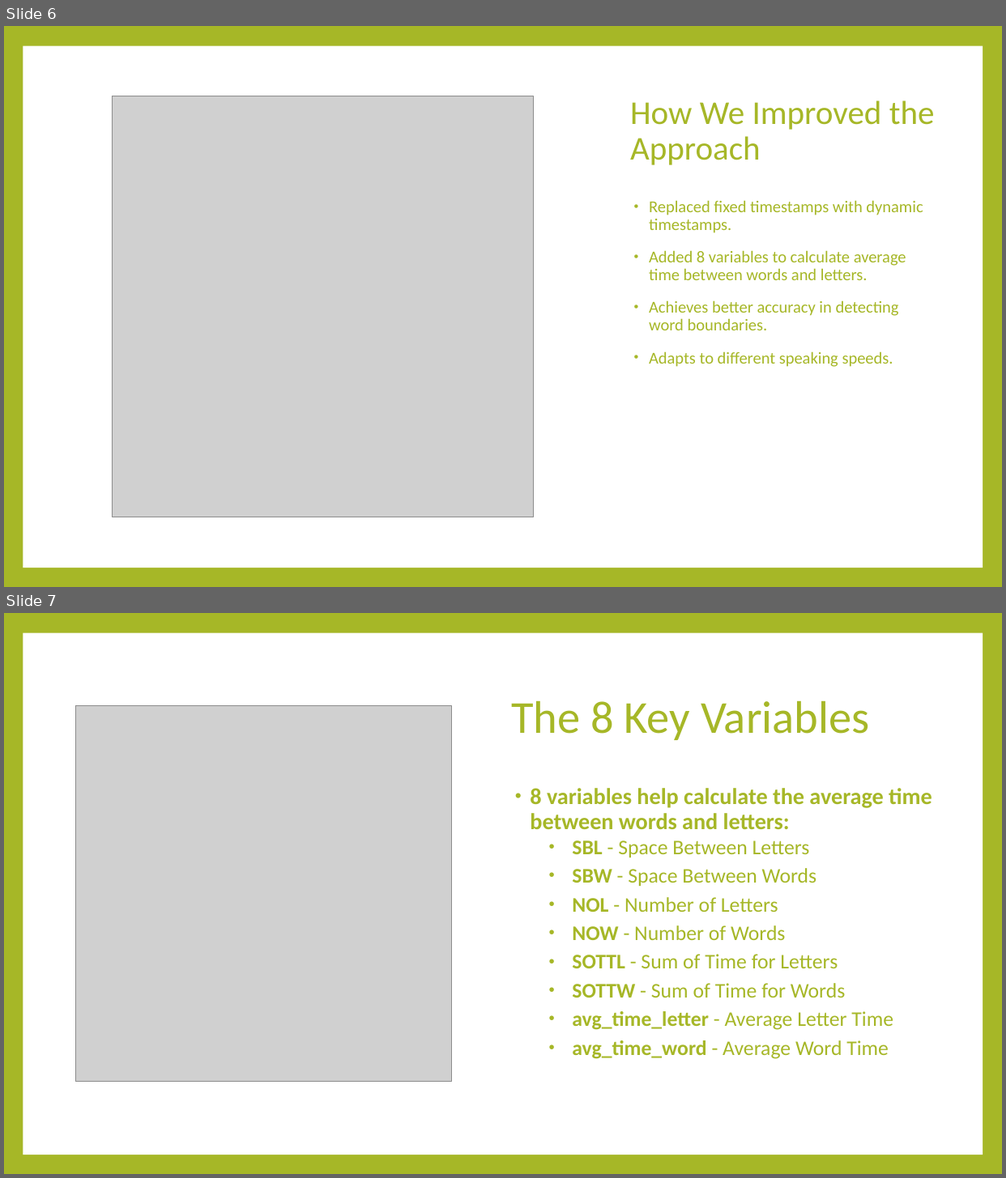
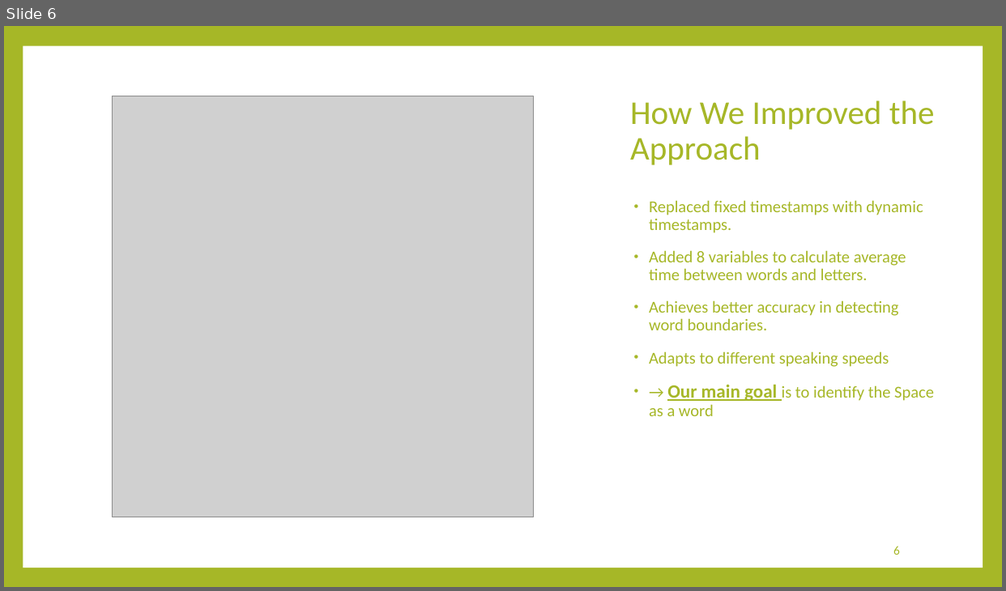
Before and after one commit to majdsalameh1211/VisoSpeak, a slide deck: Phase 1 Presentation.pptx. Shown one above the other, each under a label of ours: slides 6 and 7 before the commit, slide 6 after it. The pictures are 1006x1178 and 1006x591 pixels, drawn with LibreOffice and Linux fonts; fonts in the diff are those of the drawing; grey boxes stand for pictures. Boxes give left, top, right and bottom in pixels: in the first picture for what was removed or moved away, otherwise in the second. Text is boxed around its words. In the diff, an @@ line names an element or a change of style, - is before the commit and + after.

```diff
--- a/Phase 1 Presentation.pptx
+++ b/Phase 1 Presentation.pptx
@@ slide 7 removed at [4, 613, 1002, 1174], background #A6B727 @@
@@ rectangle removed at [23, 633, 982, 1155] @@
@@ picture removed at [75, 706, 451, 1082] @@
@@ title removed at [511, 700, 869, 740] @@
-The 8 Key Variables
@@ text removed at [530, 788, 932, 1059] @@
-• 8 variables help calculate the average time between words and letters:
-  • SBL - Space Between Letters
-  • SBW - Space Between Words
-  • NOL - Number of Letters
-  • NOW - Number of Words
-  • SOTTL - Sum of Time for Letters
-  • SOTTW - Sum of Time for Words
-  • avg_time_letter - Average Letter Time
-  • avg_time_word - Average Word Time
@@ slide 6 changed as well @@
@@ text at [649, 352, 934, 416]: text changed @@
-• Adapts to different speaking speeds.
+• Adapts to different speaking speeds
+• → Our main goal is to identify the Space as a word
@@ page number added at [893, 546, 900, 555], 12 pt, text #A6B727 @@
+6
```
Also in this commit, not shown: 20 other slides changed, 2 slides added, 4 other slides removed.
